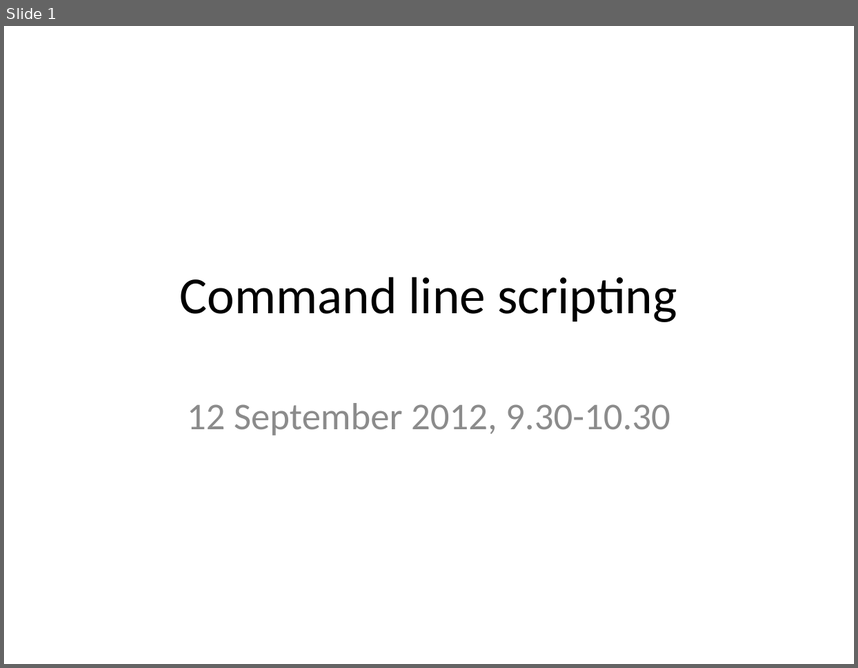
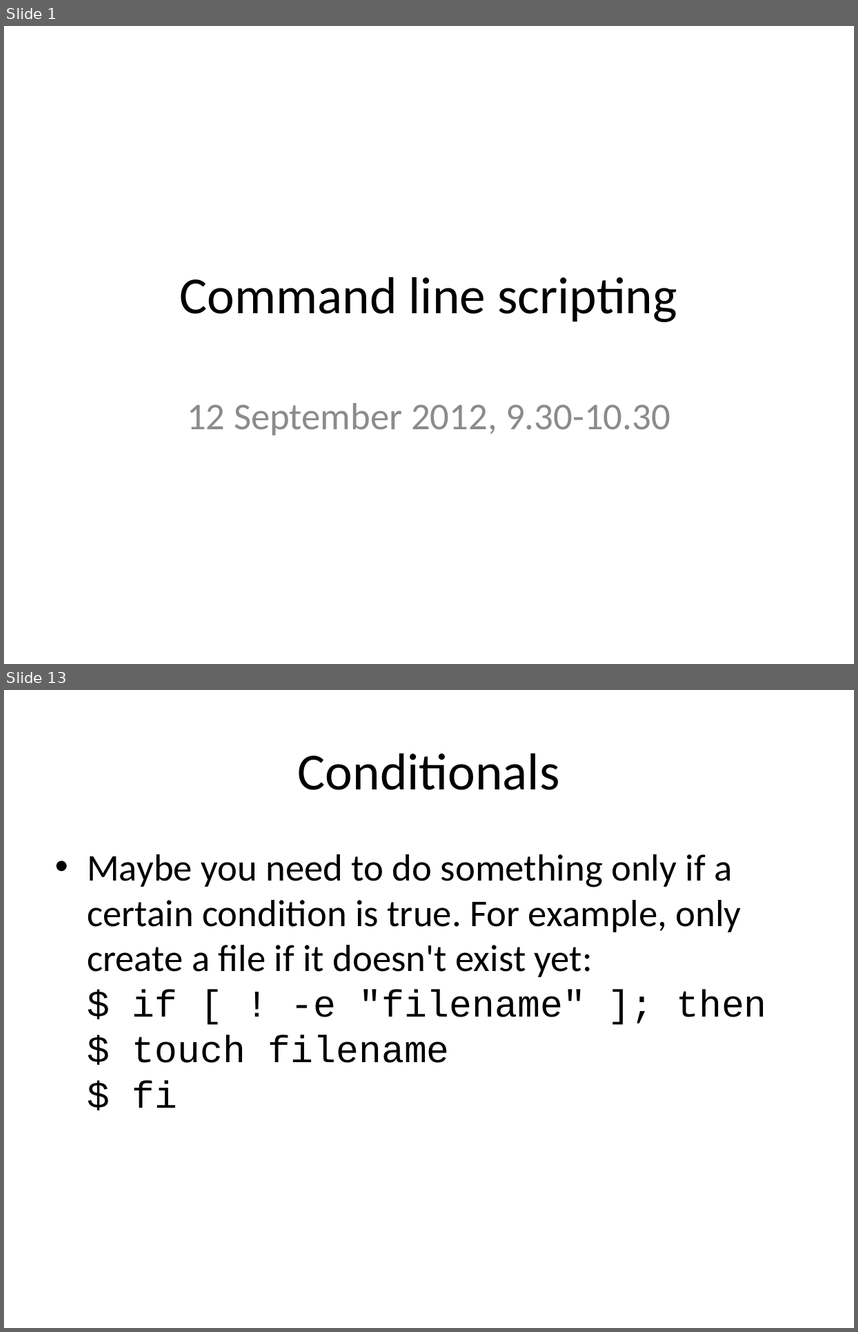
Before and after one commit to rvosa/ngs-workflows, a slide deck: doc/slides/day2/session1/CLIScripting.pptx. Shown one above the other, each under a label of ours: slide 1 before the commit, slides 1 and 13 after it; the slides between them are not shown. The pictures are 858x668 and 858x1332 pixels, drawn with LibreOffice and Linux fonts; fonts in the diff are those of the drawing. Boxes give left, top, right and bottom in pixels: in the first picture for what was removed or moved away, otherwise in the second. Text is boxed around its words. In the diff, an @@ line names an element or a change of style, - is before the commit and + after.

```diff
--- a/doc/slides/day2/session1/CLIScripting.pptx
+++ b/doc/slides/day2/session1/CLIScripting.pptx
@@ slide 13 added at (4, 690, 854, 1328), background #FFFFFF @@
@@ title added at (298, 753, 560, 790), 44 pt, text #000000 @@
+Conditionals
@@ text added at (87, 854, 766, 1107), 32 pt, text #000000 @@
+• Maybe you need to do something only if a certain condition is true. For example, only create a file if it doesn't exist yet:
+  $ if [ ! -e "filename" ]; then
+  $ touch filename
+  $ fi
```
Also in this commit, not shown: 5 slides changed, 9 other slides added, 7 slides removed.
